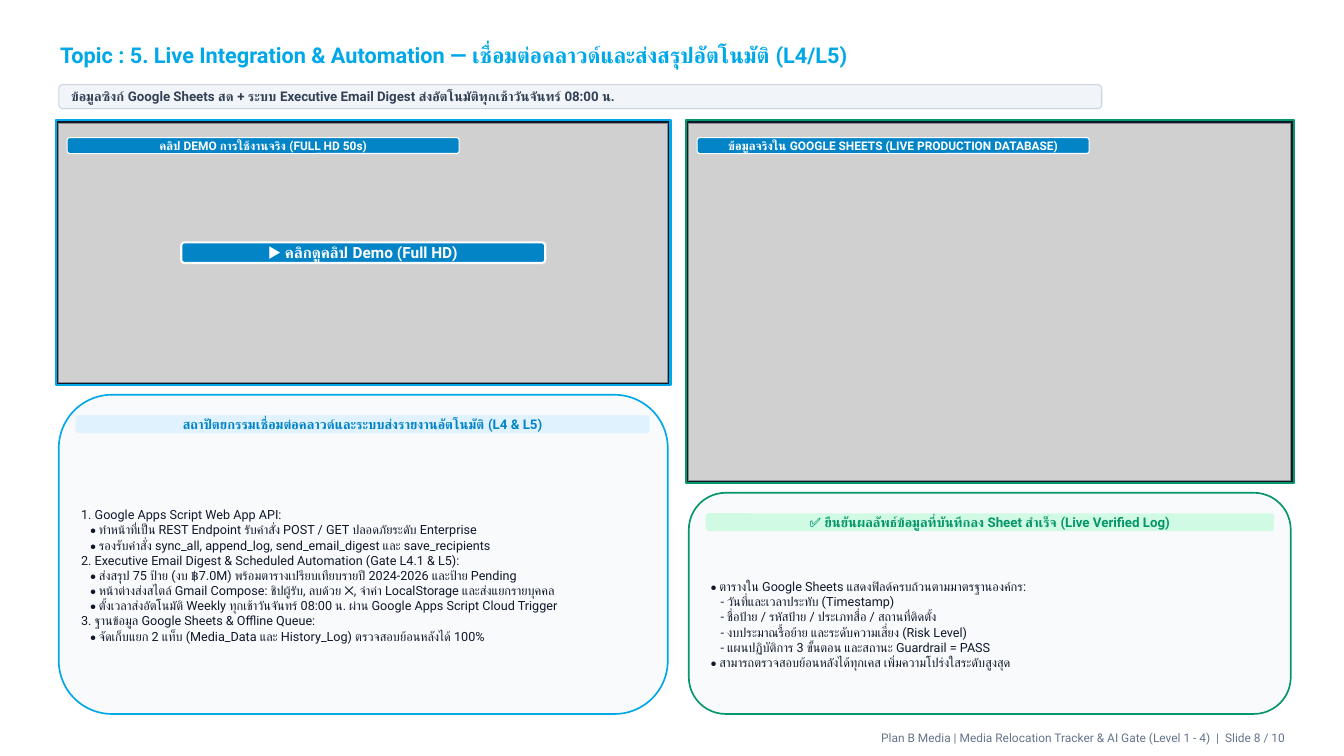
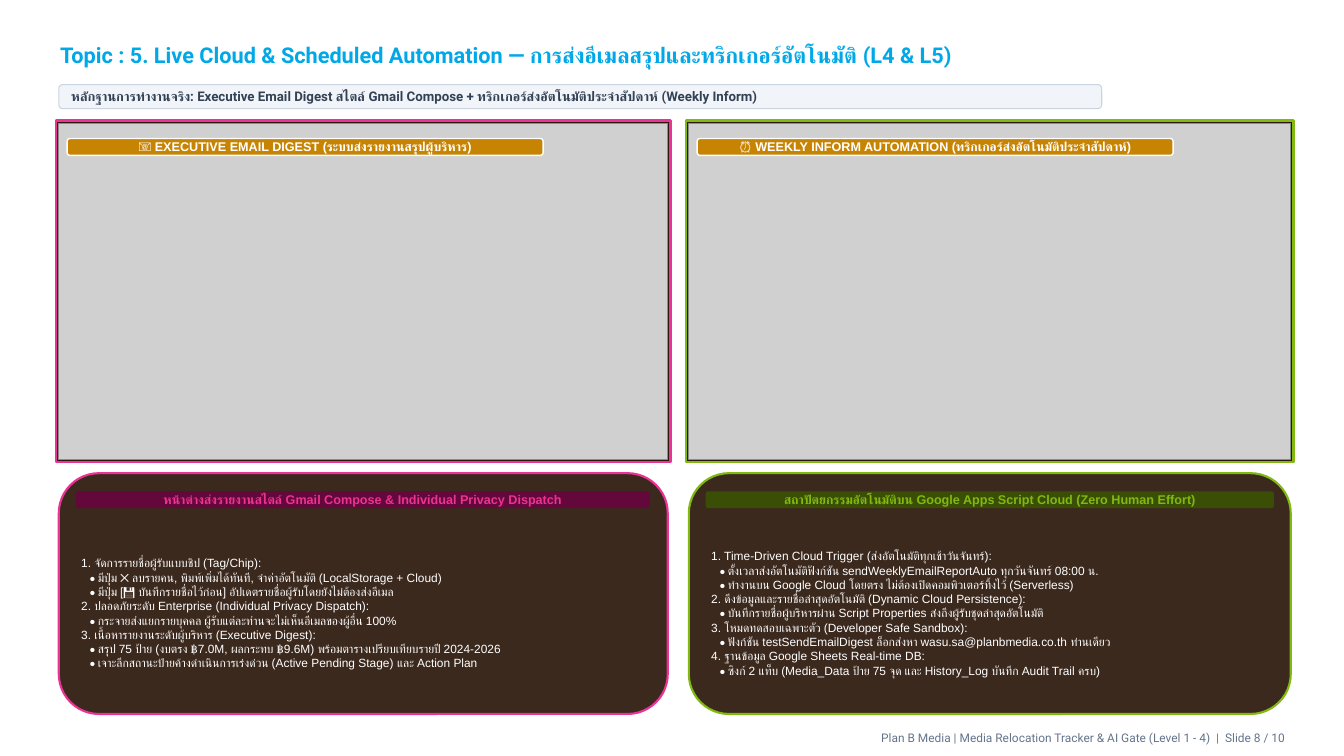
Before and after one commit to wasusangthong-sketch/media_relocation_dist, a slide deck: slide 8 of AI_Gate_Committee_Presentation_10slides.pptx. Drawn at 1344x756 pixels with LibreOffice and Linux fonts; fonts in the diff are those of the drawing; grey boxes stand for pictures; background and template pictures are left out. Boxes give left, top, right and bottom in pixels: in the first picture for what was removed or moved away, otherwise in the second. Text is boxed around its words. In the diff, an @@ line names an element or a change of style, - is before the commit and + after.

Commit message:
feat(presentation): include Level 5 Executive Email Digest & Weekly Inform trigger with real screenshots and updated demo video

```diff
--- a/AI_Gate_Committee_Presentation_10slides.pptx
+++ b/AI_Gate_Committee_Presentation_10slides.pptx
@@ title at [60, 46, 952, 70]: text changed @@
-Topic : 5. Live Integration & Automation — เชื่อมต่อคลาวด์และส่งสรุปอัตโนมัติ (L4/L5)
+Topic : 5. Live Cloud & Scheduled Automation — การส่งอีเมลสรุปและทริกเกอร์อัตโนมัติ (L4 & L5)
@@ text in rounded rectangle at [71, 90, 758, 105]: text changed @@
-ข้อมูลซิงก์ Google Sheets สด + ระบบ Executive Email Digest ส่งอัตโนมัติทุกเช้าวันจันทร์ 08:00 น.
+หลักฐานการทำงานจริง: Executive Email Digest สไตล์ Gmail Compose + ทริกเกอร์ส่งอัตโนมัติประจำสัปดาห์ (Weekly Inform)
@@ rectangle: place and size @@
-rectangle at [56, 120, 671, 384]
+rectangle at [56, 120, 671, 462]
@@ rectangle at [56, 120, 671, 462]: fill #0F172A to #2A170F; outline #00A8E8 1.5 pt to #EA3393 2 pt @@
@@ picture: place and size @@
-picture at [58, 123, 667, 382]
+picture at [58, 123, 667, 459]
@@ rounded rectangle removed at [68, 138, 460, 154] @@
-คลิป DEMO การใช้งานจริง (FULL HD 50s)
@@ rounded rectangle added at [68, 138, 543, 155], fill #C78402, outline #FFFFFF 1 pt, 9 pt, text #FFFFFF, bold @@
+📧 EXECUTIVE EMAIL DIGEST (ระบบส่งรายงานสรุปผู้บริหาร)
@@ rectangle: place and size @@
-rectangle at [687, 120, 1295, 483]
+rectangle at [687, 120, 1295, 462]
@@ rectangle at [687, 120, 1295, 462]: fill #0F172A to #2A170F; outline #059669 1.5 pt to #81B910 2 pt @@
@@ picture: place and size @@
-picture at [689, 123, 1291, 480]
+picture at [689, 123, 1291, 459]
@@ rounded rectangle removed at [698, 138, 1090, 154] @@
-ข้อมูลจริงใน GOOGLE SHEETS (LIVE PRODUCTION DATABASE)
@@ rounded rectangle added at [698, 138, 1174, 155], fill #C78402, outline #FFFFFF 1 pt, 9 pt, text #FFFFFF, bold @@
+⏰ WEEKLY INFORM AUTOMATION (ทริกเกอร์ส่งอัตโนมัติประจำสัปดาห์)
@@ rounded rectangle removed at [181, 242, 545, 262] @@
-▶️ คลิกดูคลิป Demo (Full HD)
@@ rounded rectangle removed at [76, 415, 649, 434] @@
-สถาปัตยกรรมเชื่อมต่อคลาวด์และระบบส่งรายงานอัตโนมัติ (L4 & L5)
@@ rounded rectangle: place and size @@
-rounded rectangle at [58, 395, 667, 715]
+rounded rectangle at [58, 473, 667, 714]
@@ rounded rectangle at [58, 473, 667, 714]: fill #F8FAFC to #3B291E; outline #00A8E8 1.2 pt to #EA3393 1.5 pt @@
@@ rounded rectangle: place and size @@
-rounded rectangle at [689, 493, 1291, 714]
+rounded rectangle at [689, 473, 1291, 714]
@@ rounded rectangle at [689, 473, 1291, 714]: fill #F8FAFC to #3B291E; outline #059669 1.2 pt to #81B910 1.5 pt @@
@@ rounded rectangle added at [76, 491, 649, 508], fill #64073B, 9 pt, text #EA3393, bold @@
+หน้าต่างส่งรายงานสไตล์ Gmail Compose & Individual Privacy Dispatch
@@ text removed at [81, 509, 558, 644] @@
-1. Google Apps Script Web App API:
-• ทำหน้าที่เป็น REST Endpoint รับคำสั่ง POST / GET ปลอดภัยระดับ Enterprise
-• รองรับคำสั่ง sync_all, append_log, send_email_digest และ save_recipients
-2. Executive Email Digest & Scheduled Automation (Gate L4.1 & L5):
-• ส่งสรุป 75 ป้าย (งบ ฿7.0M) พร้อมตารางเปรียบเทียบรายปี 2024-2026 และป้าย Pending
-• หน้าต่างส่งสไตล์ Gmail Compose: ชิปผู้รับ, ลบด้วย ✕, จำค่า LocalStorage และส่งแยกรายบุคคล
-• ตั้งเวลาส่งอัตโนมัติ Weekly ทุกเช้าวันจันทร์ 08:00 น. ผ่าน Google Apps Script Cloud Trigger
-3. ฐานข้อมูล Google Sheets & Offline Queue:
-• จัดเก็บแยก 2 แท็บ (Media_Data และ History_Log) ตรวจสอบย้อนหลังได้ 100%
@@ rounded rectangle added at [706, 491, 1274, 508], fill #3B4E06, 9 pt, text #81B910, bold @@
+สถาปัตยกรรมอัตโนมัติบน Google Apps Script Cloud (Zero Human Effort)
@@ rounded rectangle removed at [706, 513, 1274, 531] @@
-✅ ยืนยันผลลัพธ์ข้อมูลที่บันทึกลง Sheet สำเร็จ (Live Verified Log)
@@ text added at [81, 558, 501, 670], 8.5 pt, text #FFFFFF @@
+1. จัดการรายชื่อผู้รับแบบชิป (Tag/Chip):
+• มีปุ่ม ✕ ลบรายคน, พิมพ์เพิ่มได้ทันที, จำค่าอัตโนมัติ (LocalStorage + Cloud)
+• มีปุ่ม [💾 บันทึกรายชื่อไว้ก่อน] อัปเดตรายชื่อผู้รับโดยยังไม่ต้องส่งอีเมล
+2. ปลอดภัยระดับ Enterprise (Individual Privacy Dispatch):
+• กระจายส่งแยกรายบุคคล ผู้รับแต่ละท่านจะไม่เห็นอีเมลของผู้อื่น 100%
+3. เนื้อหารายงานระดับผู้บริหาร (Executive Digest):
+• สรุป 75 ป้าย (งบตรง ฿7.0M, ผลกระทบ ฿9.6M) พร้อมตารางเปรียบเทียบรายปี 2024-2026
+• เจาะลึกสถานะป้ายค้างดำเนินการเร่งด่วน (Active Pending Stage) และ Action Plan
@@ text added at [711, 551, 1111, 678], 8.5 pt, text #FFFFFF @@
+1. Time-Driven Cloud Trigger (ส่งอัตโนมัติทุกเช้าวันจันทร์):
+• ตั้งเวลาส่งอัตโนมัติฟังก์ชัน sendWeeklyEmailReportAuto ทุกวันจันทร์ 08:00 น.
+• ทำงานบน Google Cloud โดยตรง ไม่ต้องเปิดคอมพิวเตอร์ทิ้งไว้ (Serverless)
+2. ดึงข้อมูลและรายชื่อล่าสุดอัตโนมัติ (Dynamic Cloud Persistence):
+• บันทึกรายชื่อผู้บริหารผ่าน Script Properties ส่งถึงผู้รับชุดล่าสุดอัตโนมัติ
+3. โหมดทดสอบเฉพาะตัว (Developer Safe Sandbox):
+• ฟังก์ชัน testSendEmailDigest ล็อกส่งหา wasu.sa@planbmedia.co.th ท่านเดียว
+4. ฐานข้อมูล Google Sheets Real-time DB:
+• ซิงก์ 2 แท็บ (Media_Data ป้าย 75 จุด และ History_Log บันทึก Audit Trail ครบ)
@@ text removed at [719, 581, 1026, 671] @@
-• ตารางใน Google Sheets แสดงฟิลด์ครบถ้วนตามมาตรฐานองค์กร:
-- วันที่และเวลาประทับ (Timestamp)
-- ชื่อป้าย / รหัสป้าย / ประเภทสื่อ / สถานที่ติดตั้ง
-- งบประมาณรื้อย้าย และระดับความเสี่ยง (Risk Level)
-- แผนปฏิบัติการ 3 ขั้นตอน และสถานะ Guardrail = PASS
-• สามารถตรวจสอบย้อนหลังได้ทุกเคส เพิ่มความโปร่งใสระดับสูงสุด
```
Also in this commit, not shown: 2 other slides changed, 4 other files.
